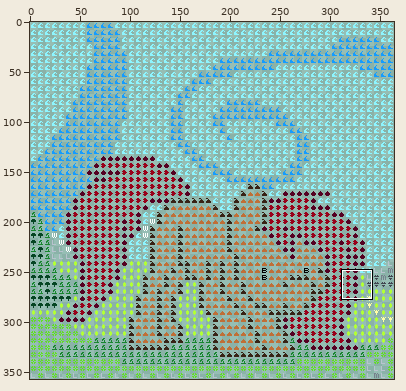
Two states of a sprite sheet, frames/3.png. The picture above shows the old version from afar; the outline marks the close-up.
Close-up. Before the commit:
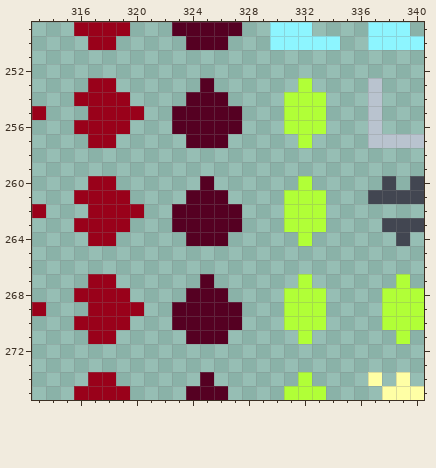
The file is 364x357 pixels. Shown: x 313..340, y 249..275.
Once edited:
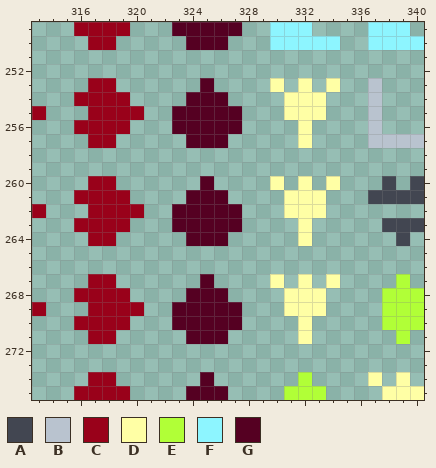
Palette (. is transparent): A #424651  B #b9c3cf  C #99011a  D #ffffa5  E #b1ff37  F #8df5ff  G #550022
The exact change:
Changed rows in their new state; - is an unchanged pixel.
first column x 330:
253 D-D-D
254 -DDD-
255 -DDD-
256 -.D.-
257 --D--
260 D-D-D
261 -DDD-
262 -DDD-
263 -.D.-
264 --D--
267 D-D-D
268 -DDD-
269 -DDD-
270 -.D.-
271 --D--
